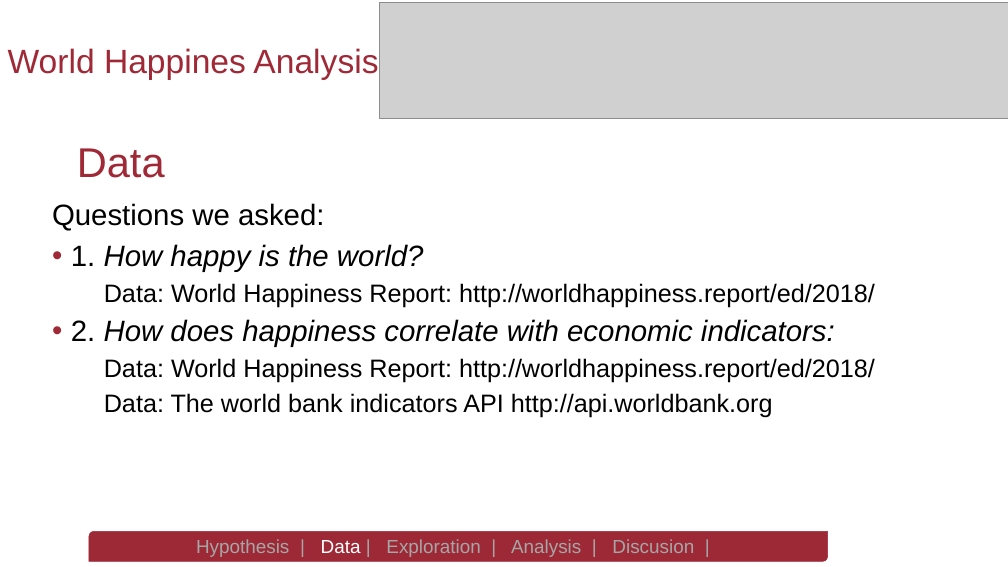
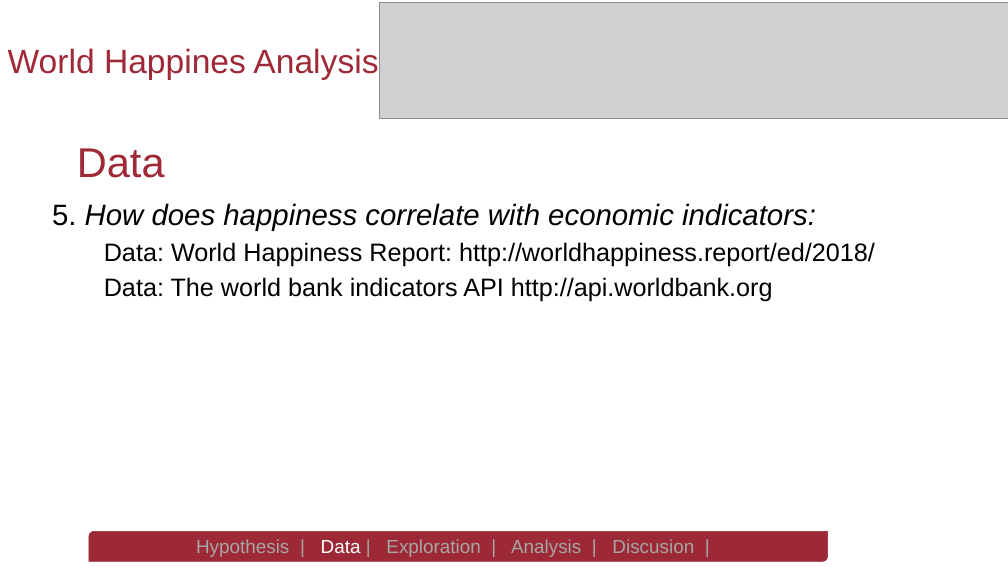
Before and after one commit to spastranas/GroupProject, a slide deck: slide 6 of World Happiness Analysis- Group 4 Final Presentation.pptx (slide 4 before the commit). Drawn at 1008x567 pixels with LibreOffice and Linux fonts; fonts in the diff are those of the drawing; grey boxes stand for pictures; background and template pictures are left out. Boxes give left, top, right and bottom in pixels: in the first picture for what was removed or moved away, otherwise in the second. Text is boxed around its words. In the diff, an @@ line names an element or a change of style, - is before the commit and + after.

```diff
--- a/World Happiness Analysis- Group 4 Final Presentation.pptx
+++ b/World Happiness Analysis- Group 4 Final Presentation.pptx
@@ text at (52,203,816,231): text changed; italic on @@
-Questions we asked:
-• 1. How happy is the world?
-  Data: World Happiness Report: http://worldhappiness.report/ed/2018/
-• 2. How does happiness correlate with economic indicators:
+5. How does happiness correlate with economic indicators:
```
Also in this commit, not shown: 5 other slides changed, 1 slide removed, 1 other file.
